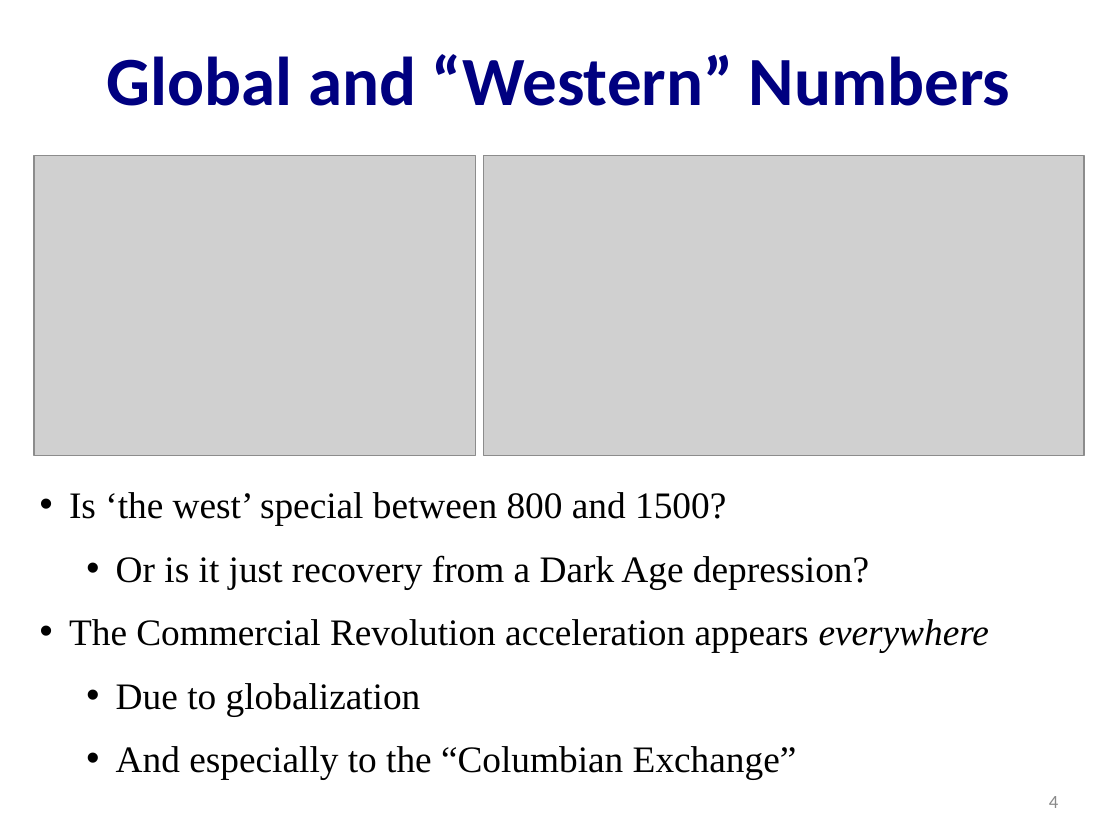
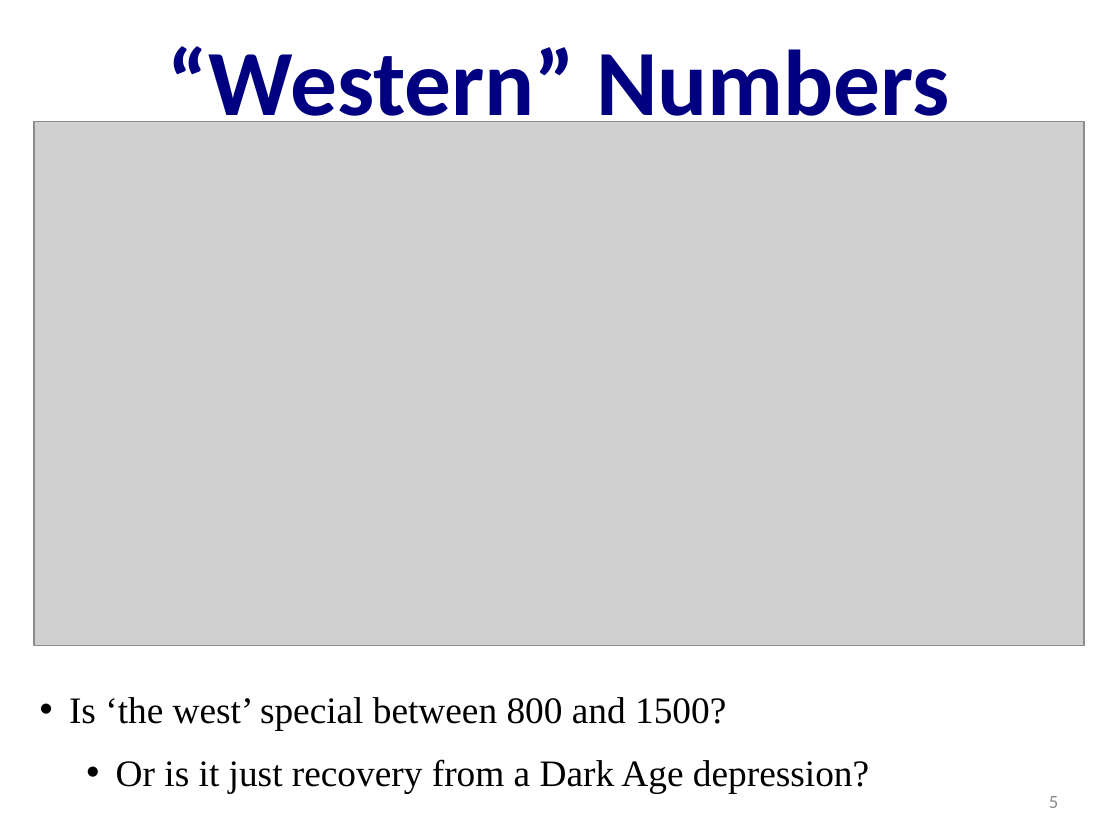
Before and after one commit to DavidLJ/public-files, a slide deck: slide 5 of econ-210a-lecture-5a.pptx (slide 4 before the commit). Drawn at 1120x840 pixels with LibreOffice and Linux fonts; fonts in the diff are those of the drawing; grey boxes stand for pictures. Boxes give left, top, right and bottom in pixels: in the first picture for what was removed or moved away, otherwise in the second. Text is boxed around its words. In the diff, an @@ line names an element or a change of style, - is before the commit and + after.

```diff
--- a/econ-210a-lecture-5a.pptx
+++ b/econ-210a-lecture-5a.pptx
@@ title at (168, 46, 950, 137): text changed; size 44.4 to 60 pt @@
-Global and “Western” Numbers
+“Western” Numbers
@@ picture: place and size @@
-picture at (483, 156, 1083, 456)
+picture at (34, 121, 1084, 645)
@@ picture removed at (34, 156, 475, 456) @@
@@ text at (69, 619, 989, 780): paragraphs removed @@
-• The Commercial Revolution acceleration appears everywhere
-  • Due to globalization
-  • And especially to the “Columbian Exchange”
@@ text "Is ‘the west’ special between ...": place and size @@
-text "Is ‘the west’ special between ..." at (69, 492, 989, 780)
+text "Is ‘the west’ special between ..." at (69, 697, 869, 793)
@@ page number at (1049, 796, 1058, 808): text changed @@
-4
+5
```
Also in this commit, not shown: 1 other slide changed, 1 slide added.
